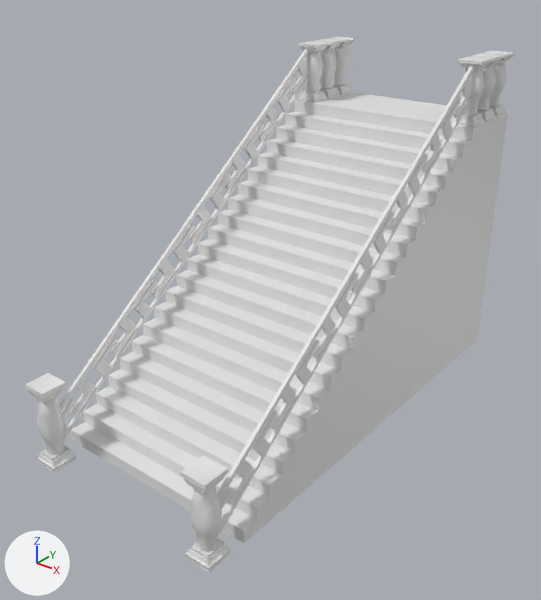
What one commit did to the FBX model Assets/ART/Mesh/Environment/Imports/Stairs.fbx.
Rendered twice from a camera (50 mm lens) standing at (9.55, -12.41, 10.17) and looking at (0.04, -0.53, 2.8). Arrows for +X, +Y and +Z are at lower left; the lights stay in place. Where no turn or scale is listed for an object, it has been applied to the vertices.

The first picture shows 'Railing', 'Steps'.
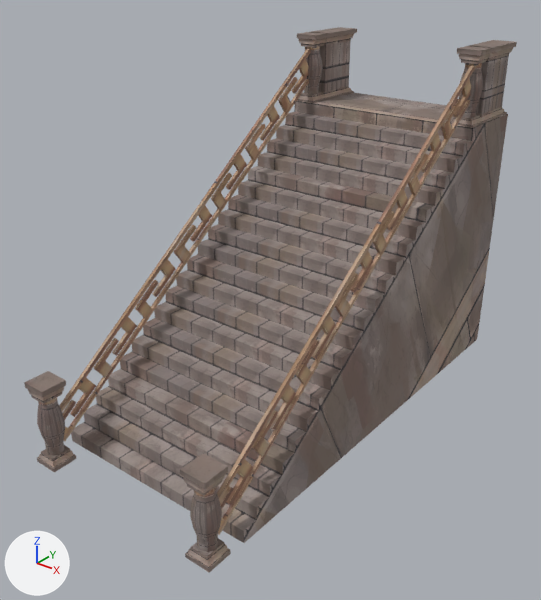
Where the newer file only moved an object's origin or applied its transform, the numbers keep the older frame.

Diff of the bpy script that builds the scene:
```diff
--- a/Assets/ART/Mesh/Environment/Imports/Stairs.fbx.py
+++ b/Assets/ART/Mesh/Environment/Imports/Stairs.fbx.py
@@ me_cube_005 @@
 me_cube_005.from_pydata(...)  # 138 vertices, 94 faces; spans x -2.53..2.53, y -4.43..5.64, z 0.0..6.27
+# me_cube_005 part 17: texture (UV) coordinates of 92 of 94 faces, centred in x -2.53..2.53, y -4.43..5.64, z 0.15..6.27, changed; they spanned u 0.02..0.98, v 0.24..0.99 and now span u -0.16..1.38, v 0.5..0.98
+me_cube_005.materials.append(mat_material)  # picture img_trimsheetstone_albedo_png
@@ me_cube_006 @@
-me_cube_006.from_pydata(...)  # 2192 vertices, 2088 faces; spans x -2.51..2.51, y -5.36..5.63, z 0.0..7.7
+me_cube_006.from_pydata(...)  # 1872 vertices, 1812 faces; spans x -2.54..2.51, y -5.36..5.69, z 0.0..7.94
+# me_cube_006 part 1: the loose piece of 340 vertices spanning x -2.3..-2.22, y -5.24..3.92, z 0.83..7.59 is moved by (0.04, 0.0, 0.0), in mat_material (picture img_trimsheetstone_albedo_png)
+# me_cube_006 part 2: the loose piece of 340 vertices spanning x -2.3..-2.22, y -5.13..4.25, z 0.37..7.11 is moved by (0.04, 0.0, 0.0), in mat_material (picture img_trimsheetstone_albedo_png)
+# me_cube_006 part 3: the loose piece of 24 vertices spanning x 1.93..2.51, y -5.36..-4.78, z 1.68..1.95 is scaled about its middle by (1, -1, 1.31), then moved by (0.0, 0.0, 0.01), in mat_material (picture img_trimsheetstone_albedo_png)
+# me_cube_006 part 4: the loose piece of 24 vertices spanning x -2.51..-1.93, y -5.36..-4.78, z 1.68..1.95 is scaled about its middle by (1, -1, 1.31), then moved by (0.0, 0.0, 0.01), in mat_material (picture img_trimsheetstone_albedo_png)
+# me_cube_006 part 5: the loose piece of 56 vertices spanning x -2.5..-1.94, y 3.79..4.35, z 6.51..7.7 is scaled about its middle by (1, 1, 1.39), then moved by (-0.02, -0.02, -0.04), in mat_material (picture img_trimsheetstone_albedo_png)
+# me_cube_006 part 6: the loose piece of 56 vertices spanning x 1.94..2.5, y 3.79..4.35, z 6.51..7.7 is scaled about its middle by (1, 1, 1.39), then moved by (-0.02, -0.02, -0.04), in mat_material (picture img_trimsheetstone_albedo_png)
+# me_cube_006 part 7: the loose piece of 24 vertices spanning x 1.93..2.51, y 3.78..4.36, z 6.23..6.5 is rebuilt with 24 vertices and now spans x 1.9..2.49, y 3.76..4.35, z 6.22..6.45, in mat_material (picture img_trimsheetstone_albedo_png)
+# me_cube_006 part 8: the loose piece of 24 vertices spanning x -2.51..-1.93, y 3.78..4.36, z 6.23..6.5 is rebuilt with 24 vertices and now spans x -2.54..-1.95, y 3.76..4.35, z 6.22..6.45, in mat_material (picture img_trimsheetstone_albedo_png)
+# me_cube_006 part 9: a new loose piece of 48 vertices spanning x 1.9..2.49, y 4.25..5.69, z 6.22..7.94, in mat_material (picture img_trimsheetstone_albedo_png)
+# me_cube_006 part 10: a new loose piece of 48 vertices spanning x -2.54..-1.95, y 4.25..5.69, z 6.22..7.94, in mat_material (picture img_trimsheetstone_albedo_png)
+# me_cube_006 part 11: a new loose piece of 24 vertices spanning x -2.54..-1.95, y 3.76..4.35, z 7.64..7.94, in mat_material (picture img_trimsheetstone_albedo_png)
+# me_cube_006 part 12: a new loose piece of 24 vertices spanning x 1.9..2.49, y 3.76..4.35, z 7.64..7.94, in mat_material (picture img_trimsheetstone_albedo_png)
+# me_cube_006 part 13: 10 loose pieces with 368 vertices, spanning x -2.51..2.51, y 4.42..5.63, z 6.23..7.7, are deleted
+# me_cube_006 part 14: 48 vertices removed from x 1.93..2.51, y 3.78..5.63, z 6.23..7.7
+# me_cube_006 part 15: 48 vertices removed from x -2.51..-1.93, y 3.78..5.63, z 6.23..7.7
+# me_cube_006 part 16: 816 faces spanning x -2.51..2.51, y -5.36..4.25, z 0.0..7.59 switch from no material to mat_material (picture img_trimsheetstone_albedo_png)
```

Location of each change, [x1, y1, x2, y2] in pixels of the pictures (541 x 600 px; the box of a moved part takes in the faces that stretch with it):
'Steps', recoloured, surface changed: [71, 92, 508, 543] in both
'Railing', reshaped: before [25, 37, 515, 572]; after [24, 27, 517, 572]
part 1 of me_cube_006, moved or reshaped: before [59, 49, 309, 416]; after [59, 49, 311, 417]
part 2 of me_cube_006, moved or reshaped: before [62, 77, 308, 441]; after [62, 77, 309, 442]
part 3 of me_cube_006, moved or reshaped: before [180, 455, 228, 494]; after [180, 453, 228, 496]
part 4 of me_cube_006, moved or reshaped: before [25, 373, 66, 403]; after [24, 371, 66, 404]
part 5 of me_cube_006, moved or reshaped: before [304, 50, 324, 92]; after [304, 46, 323, 94]
part 6 of me_cube_006, moved or reshaped: before [461, 68, 484, 115]; after [459, 63, 483, 117]
part 7 of me_cube_006, rebuilt (13% shorter): before [451, 113, 485, 127]; after [451, 115, 484, 127]
part 8 of me_cube_006, rebuilt: before [297, 91, 328, 103]; after [297, 92, 325, 103]
part 9 of me_cube_006, added: after [469, 40, 517, 124]
part 10 of me_cube_006, added: after [311, 27, 357, 100]
part 11 of me_cube_006, added: after [297, 32, 327, 47]
part 12 of me_cube_006, added: after [457, 46, 491, 64]
part 13 of me_cube_006, deleted: before [314, 37, 515, 122]
part 14 of me_cube_006, deleted: before [457, 57, 507, 118]
part 15 of me_cube_006, deleted: before [298, 41, 354, 96]
part 16 of me_cube_006, recoloured (grey to brown): [37, 66, 474, 572] in both
part 17 of me_cube_005, surface changed: before [71, 93, 508, 543]; after [71, 92, 508, 543]
